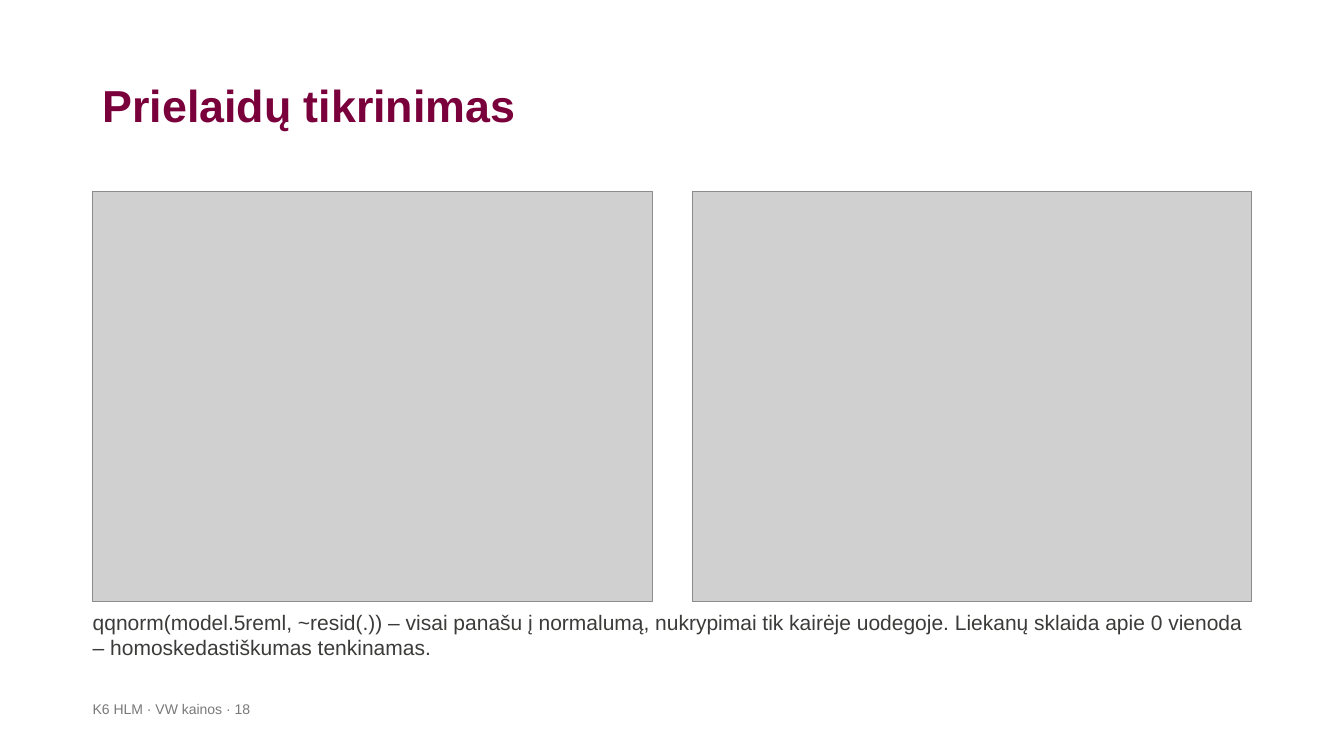
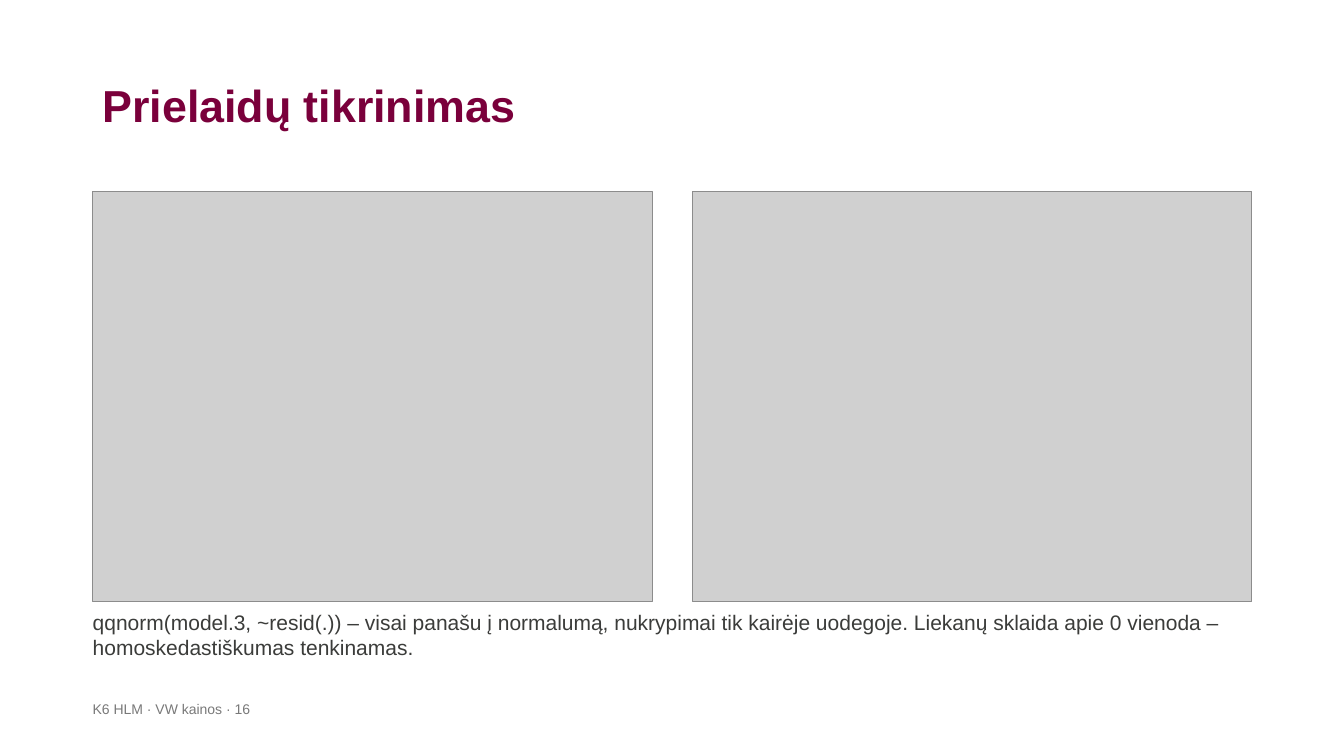
Before and after one commit to LidijaPu/K6, a slide deck: slide 16 of K6_HLM_VW_pristatymas-2.pptx (slide 18 before the commit). Drawn at 1344x756 pixels with LibreOffice and Linux fonts; fonts in the diff are those of the drawing; grey boxes stand for pictures; background and template pictures are left out. Boxes give left, top, right and bottom in pixels: in the first picture for what was removed or moved away, otherwise in the second. Text is boxed around its words. In the diff, an @@ line names an element or a change of style, - is before the commit and + after.

```diff
--- a/K6_HLM_VW_pristatymas-2.pptx
+++ b/K6_HLM_VW_pristatymas-2.pptx
@@ text at [93, 614, 1200, 655]: text changed @@
-qqnorm(model.5reml, ~resid(.)) – visai panašu į normalumą, nukrypimai tik kairėje uodegoje. Liekanų sklaida apie 0 vienoda – homoskedastiškumas tenkinamas.
+qqnorm(model.3, ~resid(.)) – visai panašu į normalumą, nukrypimai tik kairėje uodegoje. Liekanų sklaida apie 0 vienoda – homoskedastiškumas tenkinamas.
```
Also in this commit, not shown: 11 other slides changed, 2 slides removed, 4 other files.
